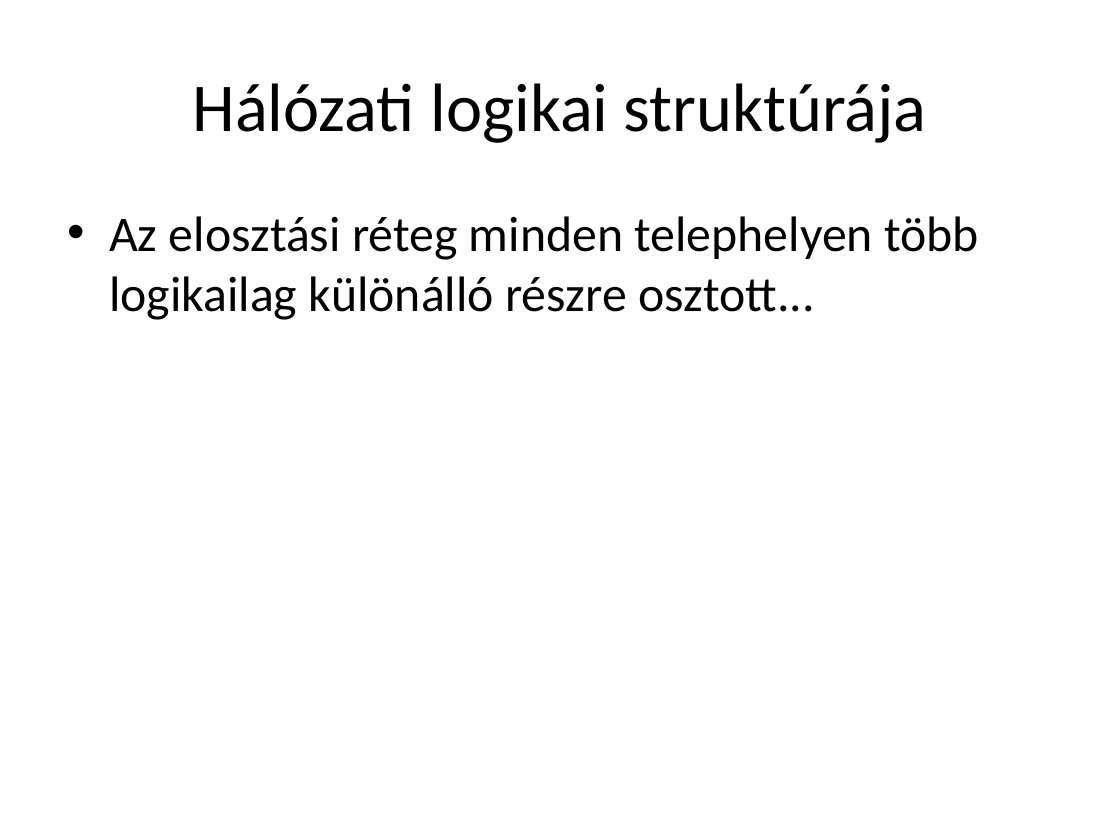
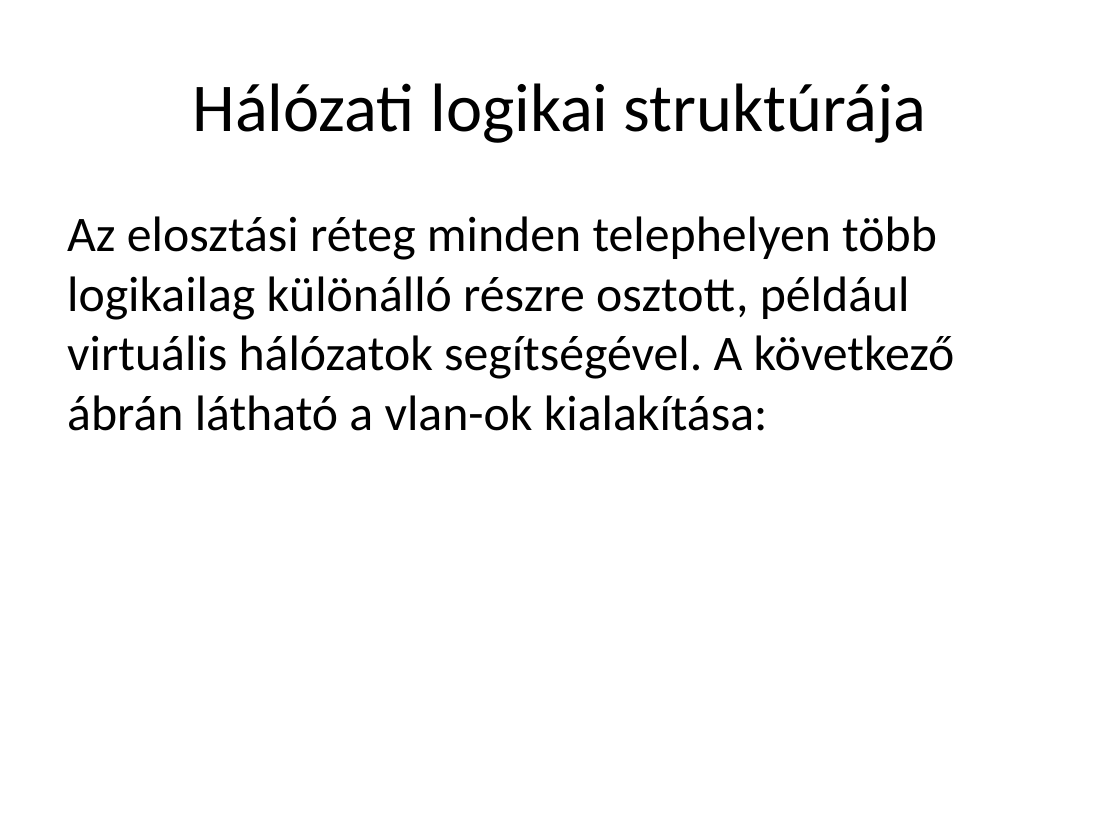
Before and after one commit to LocskaG/Uzemelteto_vizsgaremek_2024, a slide deck: slide 5 of BEMUTATÓ/Halozattervezesi_vizsgaremek_ppt.pptx. Drawn at 1120x840 pixels with LibreOffice and Linux fonts; fonts in the diff are those of the drawing. Boxes give left, top, right and bottom in pixels: in the first picture for what was removed or moved away, otherwise in the second. Text is boxed around its words. In the diff, an @@ line names an element or a change of style, - is before the commit and + after.

```diff
--- a/BEMUTATÓ/Halozattervezesi_vizsgaremek_ppt.pptx
+++ b/BEMUTATÓ/Halozattervezesi_vizsgaremek_ppt.pptx
@@ text at (67, 216, 955, 431): text changed @@
-• Az elosztási réteg minden telephelyen több logikailag különálló részre osztott...
+Az elosztási réteg minden telephelyen több logikailag különálló részre osztott, például virtuális hálózatok segítségével. A következő ábrán látható a vlan-ok kialakítása:
```
Also in this commit, not shown: 12 other slides changed, 2 slides added, 5 slides removed.
